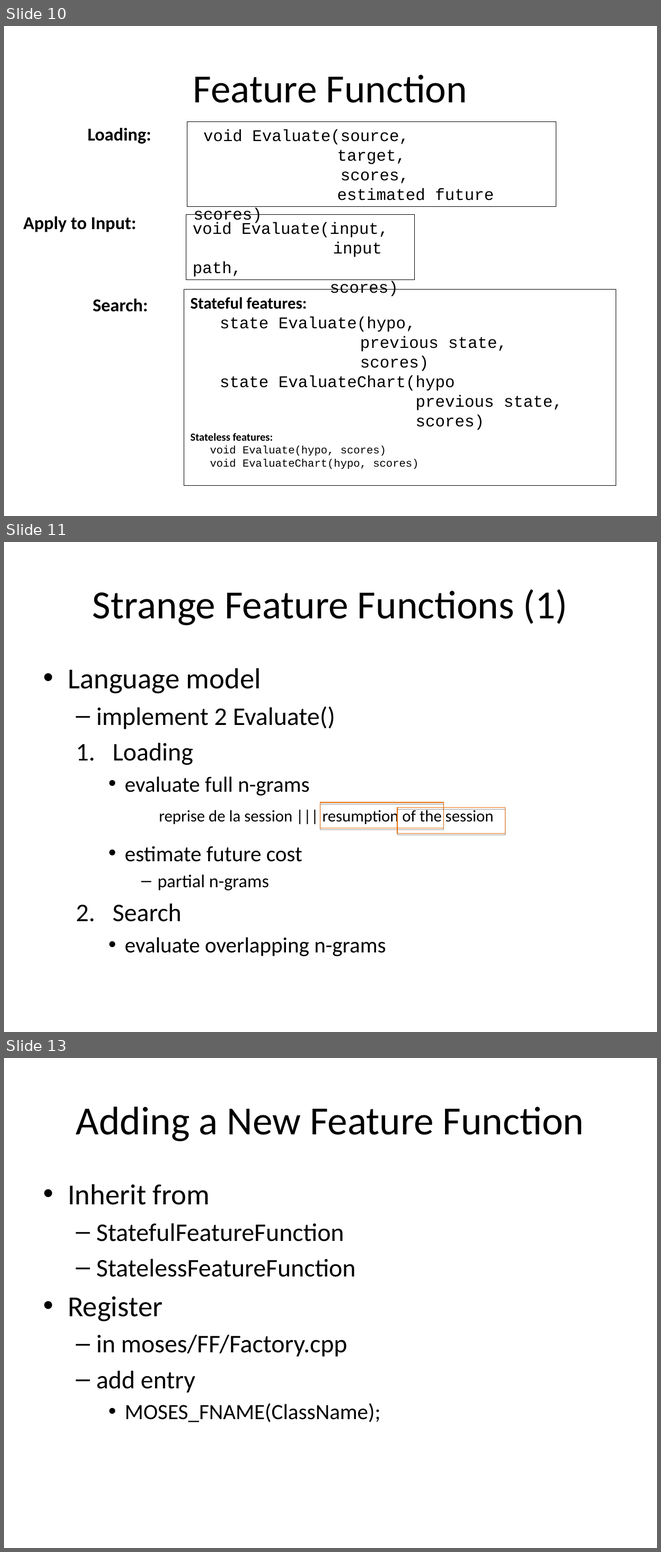
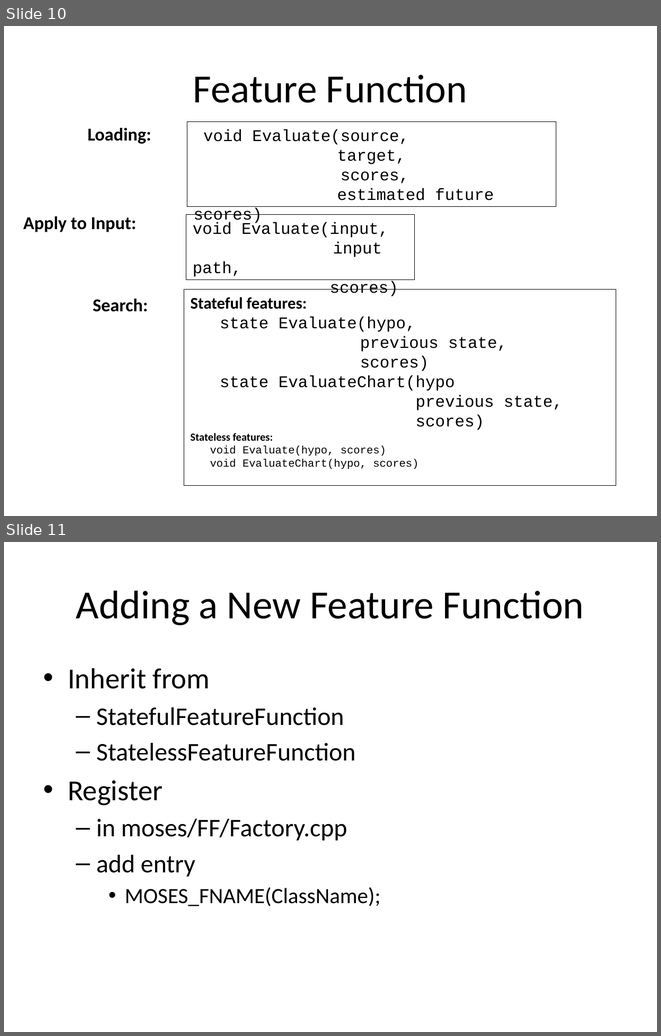
Before and after one commit to hieuhoang/papers, a slide deck: icon.2014/FeatureFunction.odp. Shown one above the other, each under a label of ours: slides 10, 11 and 13 before the commit, slides 10 and 11 after it; the slides between them are not shown. The pictures are 661x1552 and 661x1036 pixels, drawn with LibreOffice and Linux fonts; fonts in the diff are those of the drawing; background and template pictures are left out. Boxes give left, top, right and bottom in pixels: in the first picture for what was removed or moved away, otherwise in the second. Text is boxed around its words. In the diff, an @@ line names an element or a change of style, - is before the commit and + after.

```diff
--- a/icon.2014/FeatureFunction.odp
+++ b/icon.2014/FeatureFunction.odp
@@ slide 11 removed at box(4, 542, 657, 1032), background #FFFFFF @@
@@ title removed at box(93, 589, 568, 625) @@
-Strange Feature Functions (1)
@@ text removed at box(68, 668, 386, 956) @@
-• Language model
-  – implement 2 Evaluate()
-  1. Loading
-    • evaluate full n-grams
-    • estimate future cost
-      – partial n-grams
-  2. Search
-    • evaluate overlapping n-grams
@@ text removed at box(159, 808, 494, 826) @@
-reprise de la session ||| resumption of the session
@@ rectangle removed at box(320, 803, 443, 828) @@
@@ rectangle removed at box(397, 807, 505, 832) @@
@@ what was slide 13 is now slide 11 @@
```
Also in this commit, not shown: 1 slide changed, 1 slide added, 2 other slides removed, 3 other files.
